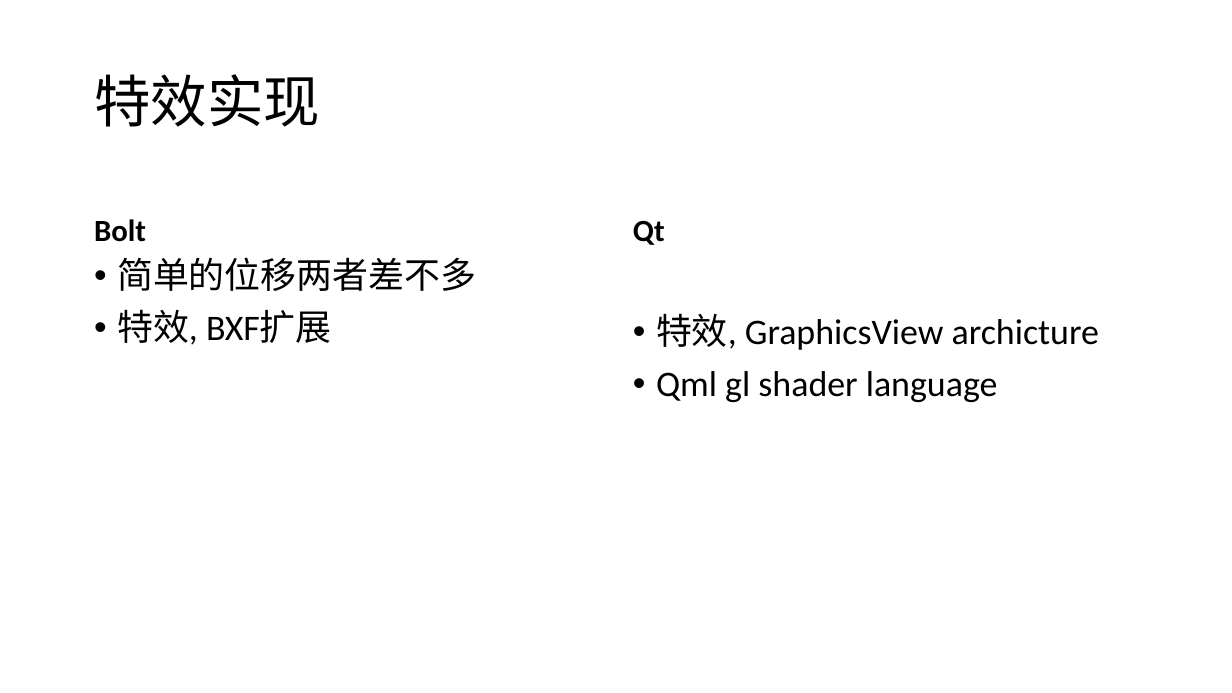
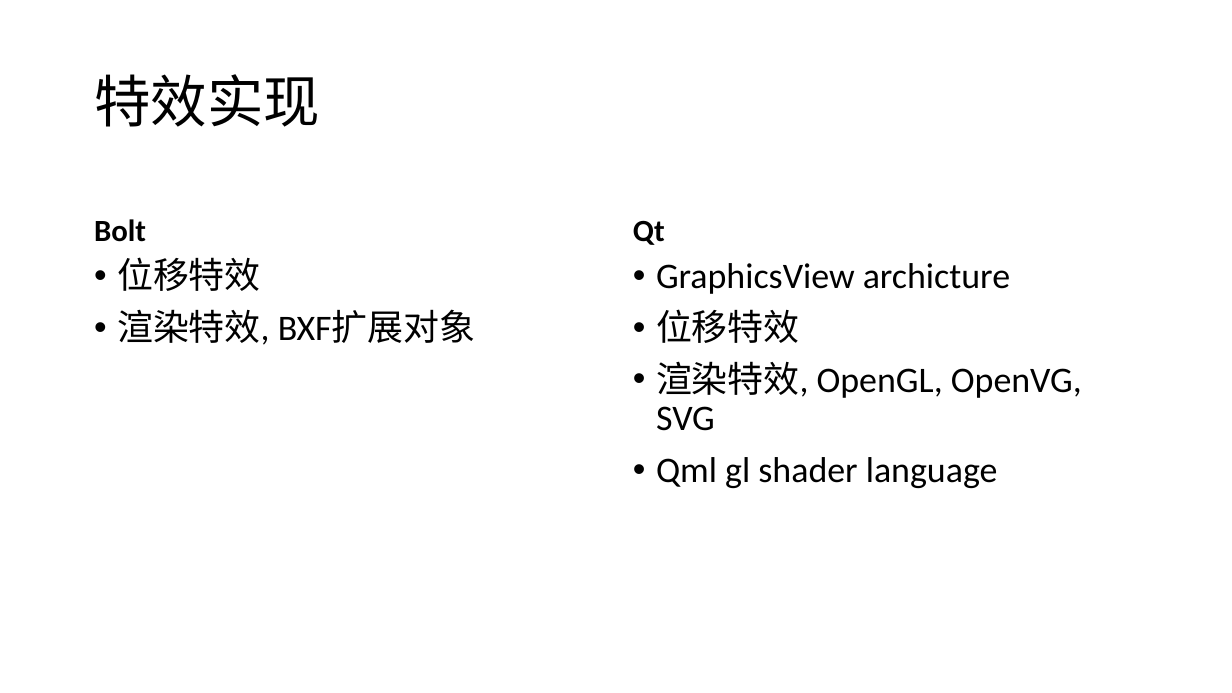
Before and after one commit to nifei/samples, a slide deck: slide 19 of Bolt_Qt.pptx (slide 12 before the commit). Drawn at 1232x693 pixels with LibreOffice and Linux fonts; fonts in the diff are those of the drawing; background and template pictures are left out. Boxes give left, top, right and bottom in pixels: in the first picture for what was removed or moved away, otherwise in the second. Text is boxed around its words. In the diff, an @@ line names an element or a change of style, - is before the commit and + after.

```diff
--- a/Bolt_Qt.pptx
+++ b/Bolt_Qt.pptx
@@ text at [117, 257, 475, 345]: text changed @@
-• 简单的位移两者差不多
-• 特效, BXF扩展
+• 位移特效
+• 渲染特效, BXF扩展对象
@@ text at [656, 263, 1082, 431]: text changed @@
-• 特效, GraphicsView archicture
+• GraphicsView archicture
+• 位移特效
+• 渲染特效, OpenGL, OpenVG, SVG
```
Also in this commit, not shown: 10 other slides changed, 7 slides added, 5 other files.
